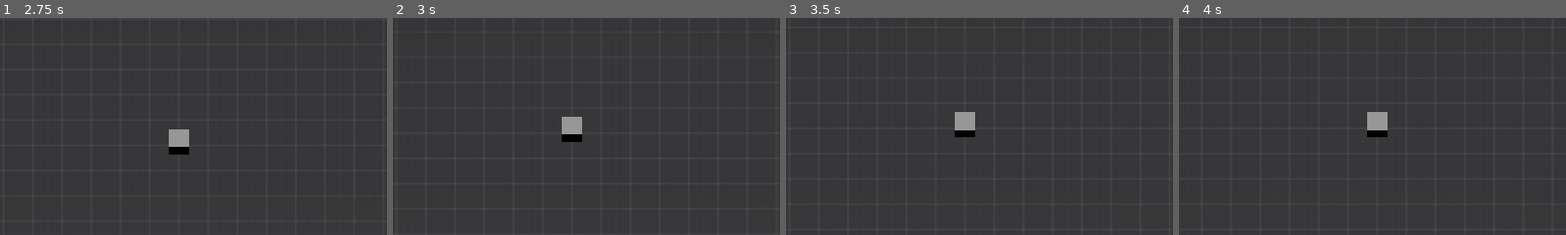
Above: before the commit, frames 1-4 (left to right).
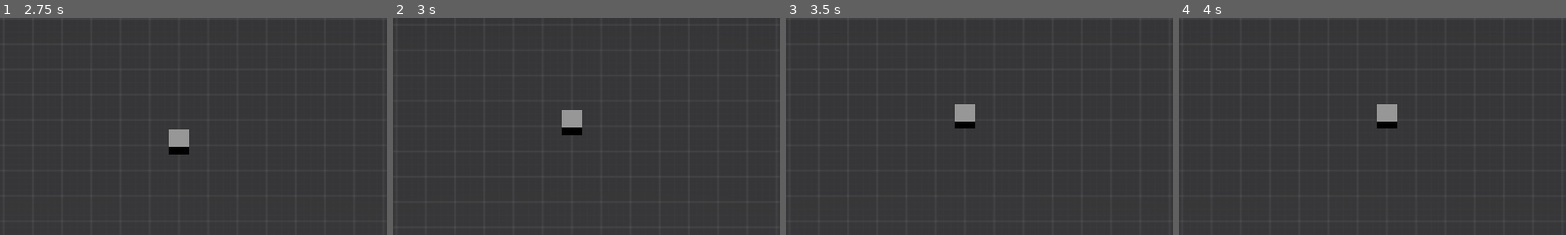
Above: after the commit, the same moments.

Repository: jorie100/Lander
Game: Godot game, scene res://scenes/DebugScene.tscn
The game is run twice, just before and just after one commit, with the same random seed, the same clock (stepped at 60 frames per second) and the same inputs.
Inputs (mouse positions are % of the whole screen's width and height, from its top left):
- Up to frame 1 (2.75 s): tap Enter at 0.5, 2 s; move the mouse to (72, 45) at 0.52 s; press the mouse at (72, 45) at 0.53 s; tap Space at 1.25 s; move the mouse to (30, 55) at 1.27 s; release the mouse at (30, 55) at 1.28 s; tap Mouse wheel down (cam_zoom_down) at 1.35 s; move the mouse to (60, 28) at 2.02 s; tap Mouse wheel up (cam_zoom_up) at 2.1 s
- Up to frame 2 (3 s): tap Space at 2.75 s; move the mouse to (45, 70) at 2.77 s; tap S (camera_down) at 2.85 s
- Up to frame 3 (3.5 s): no input
- Up to frame 4 (4 s): tap Enter at 3.5 s; move the mouse to (80, 65) at 3.52 s; tap A (camera_left) at 3.6 s
The pictures show only the part of the screen within x 27-77%, y 20-70%; the shares and areas given below are measured in that part.

Frame 1 is identical in both runs. In frame 2, 0.5% of the frame differs, in the area x 43-49%, y 42-58%; in frame 3, 0.6%; in frame 4, 0.9%, in the area x 48-57%, y 39-55%.

Commit message:
Tweaked camera

Diff:
--- a/scenes/DebugScene.tscn
+++ b/scenes/DebugScene.tscn
@@ -1,11 +1,10 @@
-[gd_scene load_steps=13 format=3 uid="uid://dsfwb1tquup73"]
+[gd_scene load_steps=9 format=3 uid="uid://dsfwb1tquup73"]
 
 [ext_resource type="PackedScene" uid="uid://cnijw8yrtcfhf" path="res://scenes/procedural/ProceduralPlane.tscn" id="1_16ih5"]
 [ext_resource type="PackedScene" uid="uid://dsfky4jfe0wdy" path="res://scenes/world/WorldGenerator.tscn" id="1_858cd"]
 [ext_resource type="Script" path="res://scripts/world/world_settings.gd" id="2_fuvli"]
 [ext_resource type="PackedScene" uid="uid://xq7h4o4vqbxv" path="res://scenes/player/MainCamera.tscn" id="4_gwgv0"]
 [ext_resource type="Material" uid="uid://bwvwtr6vftt3u" path="res://assets/materials/prototype_materials/dark_floor.tres" id="4_ip3fi"]
-[ext_resource type="Shader" path="res://scripts/shaders/grid.gdshader" id="6_umnnq"]
 [ext_resource type="PackedScene" uid="uid://0n25bdi0ds4f" path="res://scenes/player/Player.tscn" id="7_1qfo7"]
 
 [sub_resource type="Resource" id="Resource_eckp6"]
@@ -28,48 +27,18 @@
 "vertex_data": PackedByteArray(0, 0, 0, 193, 0, 0, 0, 0, 0, 0, 0, 193, 0, 0, 0, 65, 0, 0, 0, 0, 0, 0, 0, 193, 0, 0, 0,  …(203 unchanged characters)…
 }]
 
-[sub_resource type="ConcavePolygonShape3D" id="ConcavePolygonShape3D_fpjj8"]
-data = PackedVector3Array(-8, 0, -8, 8, 0, -8, 8, 0, 8, -8, 0, -8, 8, 0, 8, -8, 0, 8)
-
-[sub_resource type="QuadMesh" id="QuadMesh_i8s0v"]
-size = Vector2(16, 16)
-
-[sub_resource type="ShaderMaterial" id="ShaderMaterial_tpyok"]
-render_priority = 0
-shader = ExtResource("6_umnnq")
-shader_parameter/line_width = 0.04
-shader_parameter/grid_size = 1.0
-shader_parameter/line_color = Color(1, 1, 1, 1)
-shader_parameter/fill_color = Color(0, 1, 0, 0)
-shader_parameter/falloff_radius = -12.4
-shader_parameter/falloff_gradient = 15.315
-shader_parameter/center = Vector3(0, 0, 0)
-shader_parameter/emission_intensity = 15.065
-
 [node name="DebugScene" type="Node"]
 
 [node name="WorldGenerator" parent="." instance=ExtResource("1_858cd")]
 world_settings = SubResource("Resource_eckp6")
 
 [node name="Floor" parent="." instance=ExtResource("1_16ih5")]
-mesh = SubResource("ArrayMesh_j2nn6")
+mesh = SubResource("ArrayMesh_yt2sm")
 material = ExtResource("4_ip3fi")
 
-[node name="Floor_col" type="StaticBody3D" parent="Floor"]
-collision_mask = 0
-
-[node name="CollisionShape3D" type="CollisionShape3D" parent="Floor/Floor_col"]
-shape = SubResource("ConcavePolygonShape3D_fpjj8")
-
-[node name="MainCamera" parent="." node_paths=PackedStringArray("grid") instance=ExtResource("4_gwgv0")]
+[node name="MainCamera" parent="." instance=ExtResource("4_gwgv0")]
 transform = Transform3D(1, 0, 0, 0, 0.5, 0.866025, 0, -0.866025, 0.5, 0, 90, 52.0788)
 current = true
-grid = NodePath("../Grid")
-
-[node name="Grid" type="MeshInstance3D" parent="."]
-transform = Transform3D(1, 0, 0, 0, -1.49012e-07, 0.999999, 0, -0.999999, -1.49012e-07, 0, 0.0673603, 0)
-mesh = SubResource("QuadMesh_i8s0v")
-surface_material_override/0 = SubResource("ShaderMaterial_tpyok")
 
 [node name="DirectionalLight3D" type="DirectionalLight3D" parent="."]
 transform = Transform3D(-4.37114e-08, 1, 4.23516e-22, -1.31134e-07, -5.73206e-15, 1, 1, 4.37114e-08, 1.31134e-07, 0, -1.81285, 0)
--- a/scenes/player/MainCamera.tscn
+++ b/scenes/player/MainCamera.tscn
@@ -1,10 +1,34 @@
-[gd_scene load_steps=2 format=3 uid="uid://xq7h4o4vqbxv"]
+[gd_scene load_steps=5 format=3 uid="uid://xq7h4o4vqbxv"]
 
 [ext_resource type="Script" path="res://scripts/player/main_camera.gd" id="1_trxw6"]
+[ext_resource type="Shader" path="res://scripts/shaders/grid.gdshader" id="2_hqe7n"]
 
-[node name="Camera3D" type="Camera3D"]
+[sub_resource type="QuadMesh" id="QuadMesh_cnw12"]
+size = Vector2(16, 16)
+
+[sub_resource type="ShaderMaterial" id="ShaderMaterial_yh23o"]
+render_priority = 0
+shader = ExtResource("2_hqe7n")
+shader_parameter/line_width = 0.04
+shader_parameter/grid_size = 1.0
+shader_parameter/line_color = Color(1, 1, 1, 1)
+shader_parameter/fill_color = Color(0, 1, 0, 0)
+shader_parameter/falloff_radius = -12.4
+shader_parameter/falloff_gradient = 15.315
+shader_parameter/center = Vector3(0, 0, 0)
+shader_parameter/emission_intensity = 15.065
+
+[node name="Camera3D" type="Camera3D" node_paths=PackedStringArray("grid")]
 transform = Transform3D(1, 0, 0, 0, 0.5, 0.866025, 0, -0.866025, 0.5, 0, 0, 0)
 cull_mask = 1
 projection = 1
 size = 15.0
 script = ExtResource("1_trxw6")
+grid = NodePath("Grid")
+
+[node name="Grid" type="MeshInstance3D" parent="."]
+transform = Transform3D(1, 0, 0, 0, 0.866024, 0.5, 0, -0.5, 0.866024, 0, 0.00540702, 0.00936523)
+top_level = true
+visible = false
+mesh = SubResource("QuadMesh_cnw12")
+surface_material_override/0 = SubResource("ShaderMaterial_yh23o")
--- a/scripts/player/main_camera.gd
+++ b/scripts/player/main_camera.gd
@@ -6,10 +6,11 @@
 signal player_moved(target_position: Vector3)
 signal build_mode_toggled(build_mode_state: bool)
 
+# Speed of the camera movement
+@export var speed = 15.0
+
+# Nodes
 @export var grid: MeshInstance3D
-
-# Speed of the camera movement
-var speed = 10.0
 
 var movement_dir: Vector2 = Vector2(0,0)
 var camera_position: Vector3
@@ -71,15 +72,15 @@
 		camera_zoom += 100 * delta * (camera_zoom/20)
 	if Input.is_action_just_released("cam_zoom_up") and camera_zoom > 2:
 		camera_zoom -= 100 * delta * (camera_zoom/20)
-	size = lerpf(size, camera_zoom, 8 * delta)
+	size = lerpf(size, camera_zoom, 8.0 * delta)
 
 	if Input.get_vector("camera_left", "camera_right", "camera_up", "camera_down") != Vector2(0,0):
 		movement_dir = Input.get_vector("camera_left", "camera_right", "camera_up", "camera_down")
 		camera_position += (Vector3(movement_dir.x, 0.0, movement_dir.y)).normalized() * delta * speed
 	else:
 		movement_dir = Vector2(0.0, 0.0)
-	global_position.x = lerpf(global_position.x, camera_position.x, 11.0 * delta)
-	global_position.z = lerpf(global_position.z, camera_position.z, 11.0 * delta)
+	global_position.x = lerpf(global_position.x, camera_position.x, 12.0 * delta)
+	global_position.z = lerpf(global_position.z, camera_position.z, 12.0 * delta)
 
 	if grid and build_mode:
 		var grid_raycast = raycast_from_camera(1)
Not shown: 1 places in scenes/DebugScene.tscn that only renumber resources
